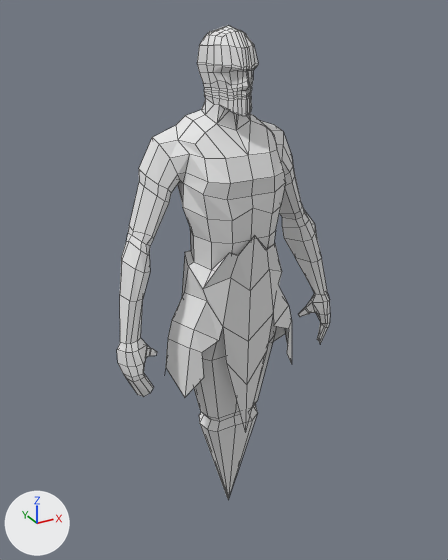
The Blender file 3DModels/Characters/MainCharacter/iteration_7/mc7.2.blend as it was, and as the next commit left it.
Rendered twice from a 50 mm lens placed at (-1.11, -1.99, 2.12), pointed at (0.0, 0.02, 1.12). The axes (+X, +Y, +Z) are drawn at lower left. The lights are the same throughout. Mesh edges are drawn as thin lines. The same objects are shown in both versions, whatever each file hides.

Objects in the first picture: 'mc7'.
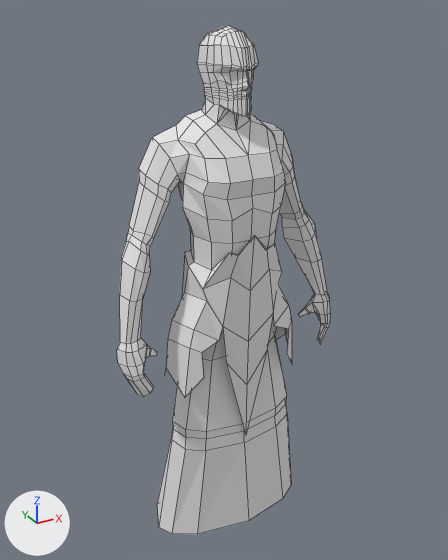
Boxes (x1, y1, x2, y2) around the edits, measured in the pictures (448 x 560 px; the box of a moved part takes in the faces that stretch with it):
'mc7', reshaped (7% taller)
    before: (117, 26, 330, 499)
    after: (117, 26, 330, 534)
part 1 of me_cube_001, moved or reshaped
    before: (194, 335, 275, 499)
    after: (157, 335, 291, 534)

Edits to the bpy script that builds the scene:
```text
Change me_cube_001:
    used by ob_mc7; location = (0.0, 0.0, 0.0); scale = (0.247, 0.247, 0.247)
    remove me_cube_001.from_pydata(...)  # 763 vertices, 758 faces; spans x -1.99..1.99, y -0.81..0.67, z 0.0..8.39
    add me_cube_001.from_pydata(...)  # 774 vertices, 759 faces; spans x -1.99..1.99, y -0.81..0.67, z 0.0..8.39
    me_cube_001 part 1
    1 vertex is removed from x 0.0, y -0.05, z 0.0
    12 faces are deleted
    37 vertices move from x -0.57..0.57, y -0.64..0.21, z 1.89..2.27 to x -1.15..1.15, y -0.66..0.23, z 1.74..2.34
    12 vertices are added at x -1.43..1.43, y -0.7..0.63, z 0.0
    13 new faces join them
```
